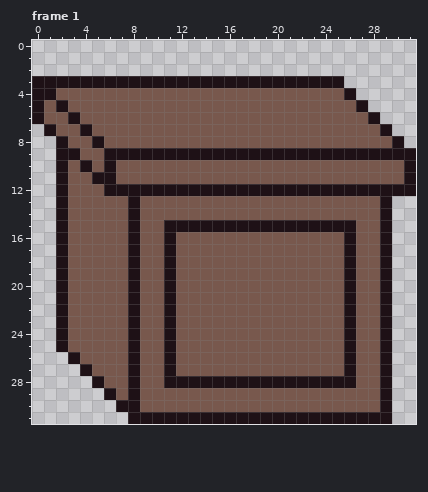
Two versions of one animated GIF sprite, resources/animations/barItem.png. This is how it looked before the edit.
The file is 32x32 pixels, 2 frames. Shown: frame 1. The commit also changed other frames, which this record leaves out.
The same view after the edit:
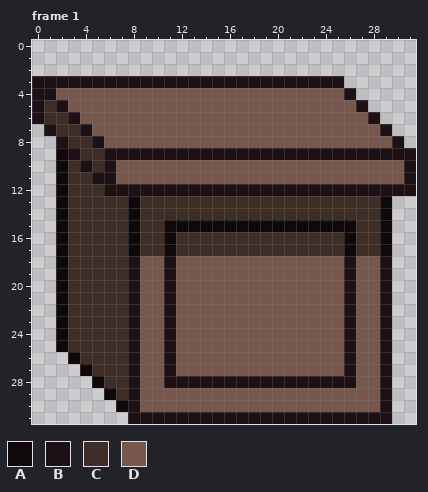
Palette (. is transparent): A #10090b  B #1e1116  C #3f2e28  D #78584d
What changed:
Changed rows in their new state; - is an unchanged pixel.
Frame 1:
first column x 1:
 5 C----------------------------
 6 CC---------------------------
 7 -CC--------------------------
 8 --CC-------------------------
 9 -A-CC------------------------
10 -AC-C------------------------
11 -ACC-------------------------
12 -ACCC------------------------
13 -ACCCCCACCCCCCCCCCCCCCCCCCCCA
14 -ACCCCCACCCCCCCCCCCCCCCCCCCCA
15 -ACCCCCACCAAAAAAAAAAAAAAAACCA
16 -ACCCCCACCACCCCCCCCCCCCCCACCA
17 -ACCCCCACCACCCCCCCCCCCCCCACCA
18 -ACCCCC----------------------
19 -ACCCCC----------------------
20 -ACCCCC----------------------
21 -ACCCCC----------------------
22 -ACCCCC----------------------
23 -ACCCCC----------------------
24 -ACCCCC----------------------
25 -ACCCCC----------------------
26 --ACCCC----------------------
27 ---ACCC----------------------
28 ----ACC----------------------
29 -----AC----------------------
30 ------A----------------------
